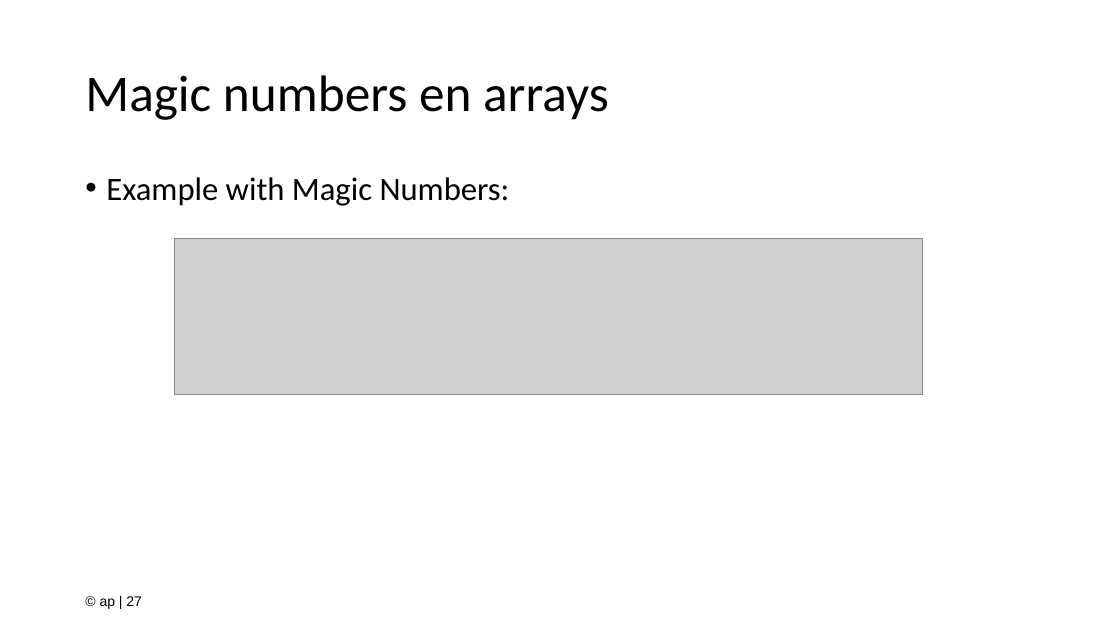
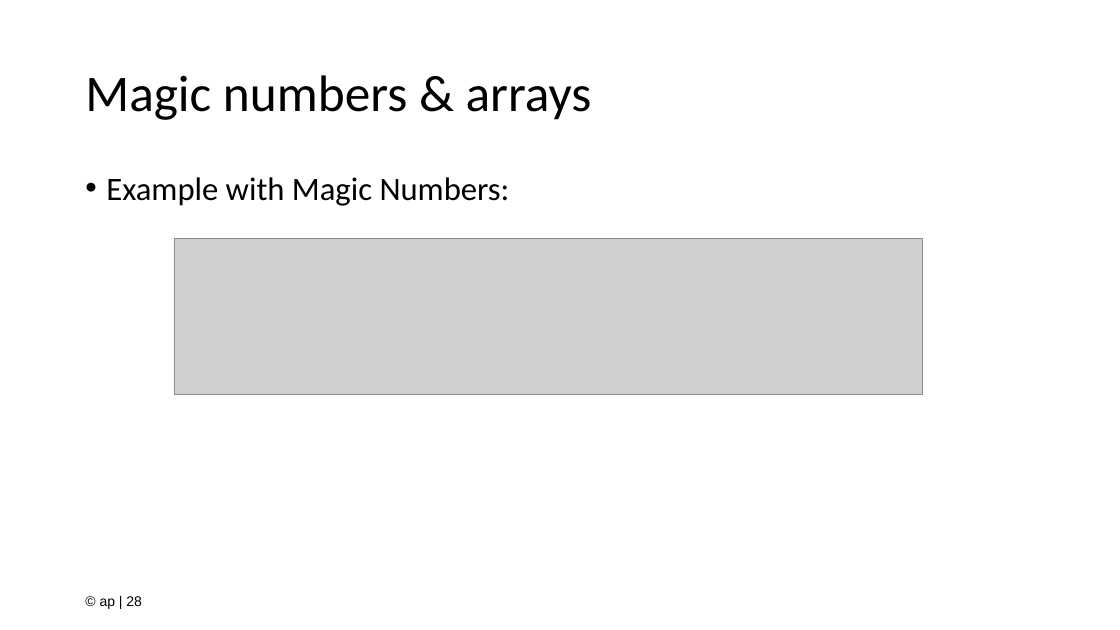
Before and after one commit to v-nys/cursusprogrammeren, a slide deck: slide 28 of _SLIDES/DEEL1/H7/6_arrays.pptx (slide 27 before the commit). Drawn at 1120x630 pixels with LibreOffice and Linux fonts; fonts in the diff are those of the drawing; grey boxes stand for pictures. Boxes give left, top, right and bottom in pixels: in the first picture for what was removed or moved away, otherwise in the second. Text is boxed around its words. In the diff, an @@ line names an element or a change of style, - is before the commit and + after.

```diff
--- a/_SLIDES/DEEL1/H7/6_arrays.pptx
+++ b/_SLIDES/DEEL1/H7/6_arrays.pptx
@@ title at [85, 75, 592, 120]: text changed @@
-Magic numbers en arrays
+Magic numbers & arrays
@@ page number at [100, 596, 142, 609]: text changed @@
-© ap | 27
+© ap | 28
```
Also in this commit, not shown: 4 other slides changed, 5 slides added, 1 slide removed, 2 other files.
